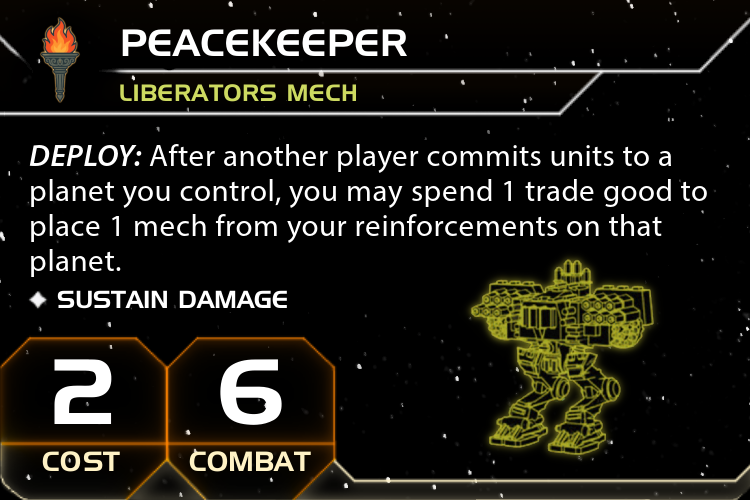
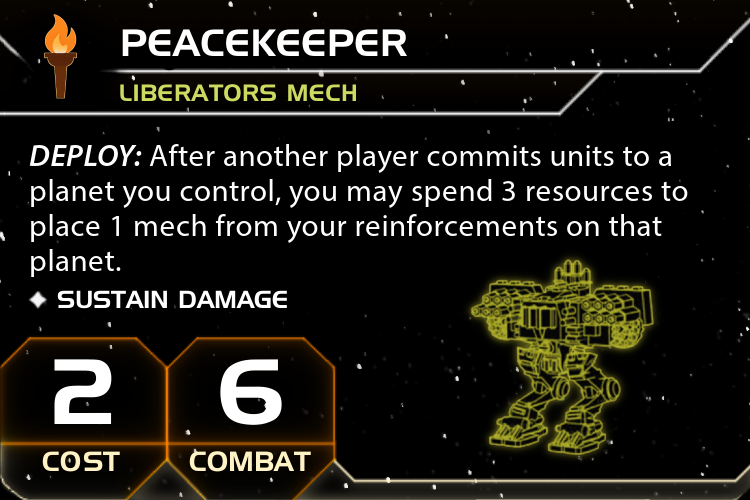
Two versions of the same layered image (750 x 500). Layer-by-layer changes:
hid "Pasted Layer copy" over (x1=39, y1=16, x2=81, y2=104)
showed "icon.png" over (x1=43, y1=14, x2=78, y2=100)
painted on "DEPLOY: After another player c..." over (x1=502, y1=179, x2=707, y2=207)